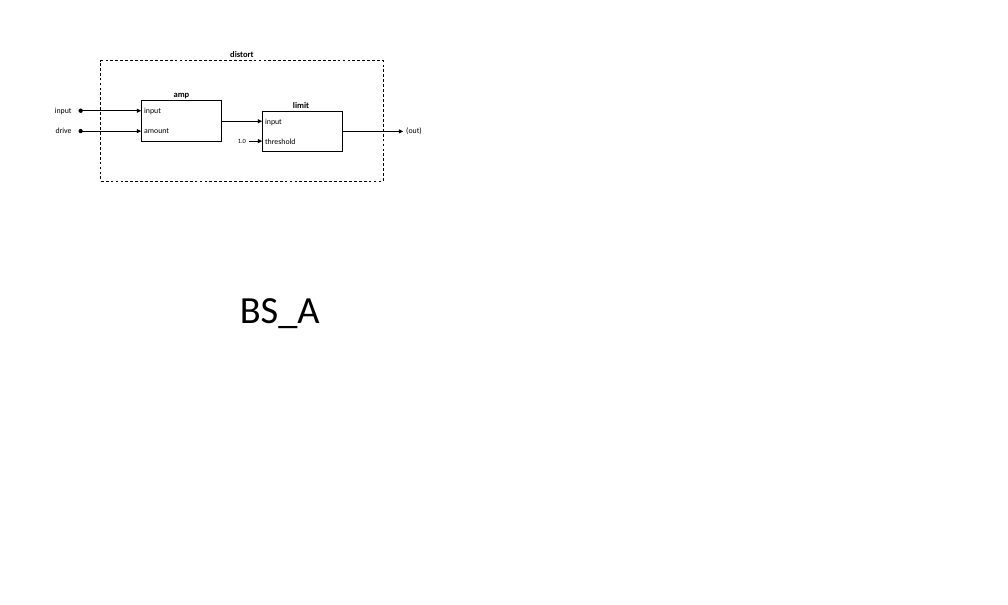
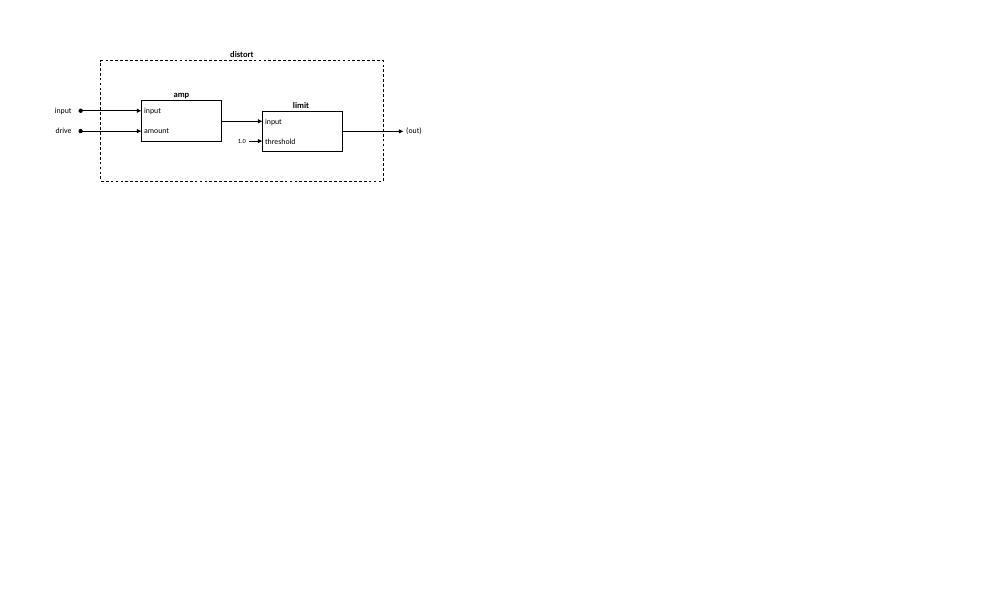
Before and after one commit to SchlenkR/applied_fsharp_challenge, a slide deck: slide 1 of artikel/Diagrams.pptx. Drawn at 1008x605 pixels with LibreOffice and Linux fonts; fonts in the diff are those of the drawing. Boxes give left, top, right and bottom in pixels: in the first picture for what was removed or moved away, otherwise in the second. Text is boxed around its words. In the diff, an @@ line names an element or a change of style, - is before the commit and + after.

```diff
--- a/artikel/Diagrams.pptx
+++ b/artikel/Diagrams.pptx
@@ text removed at box(240, 298, 320, 329) @@
-BS_A
```
Also in this commit, not shown: 1 other slide changed, 3 slides added, 41 other files.
